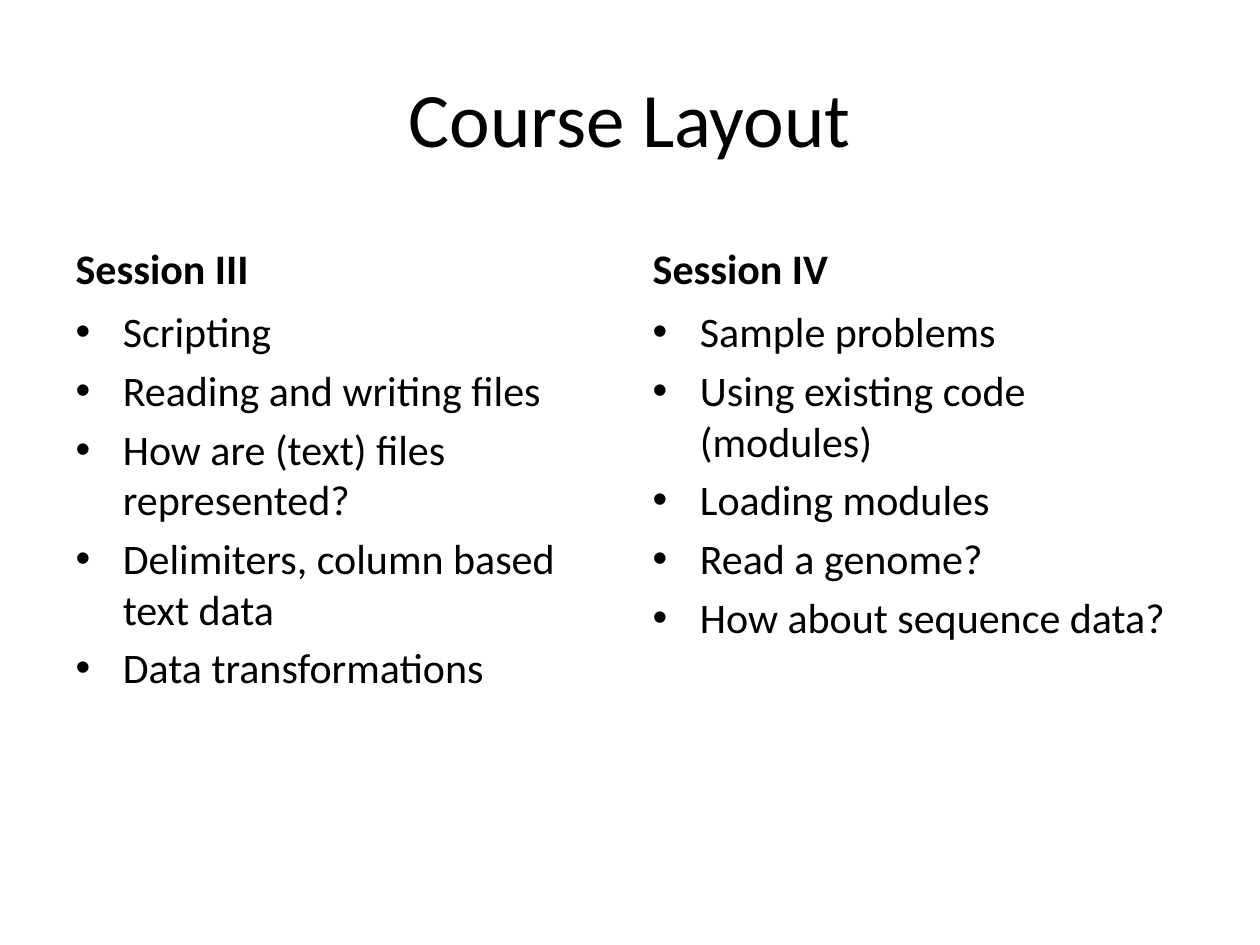
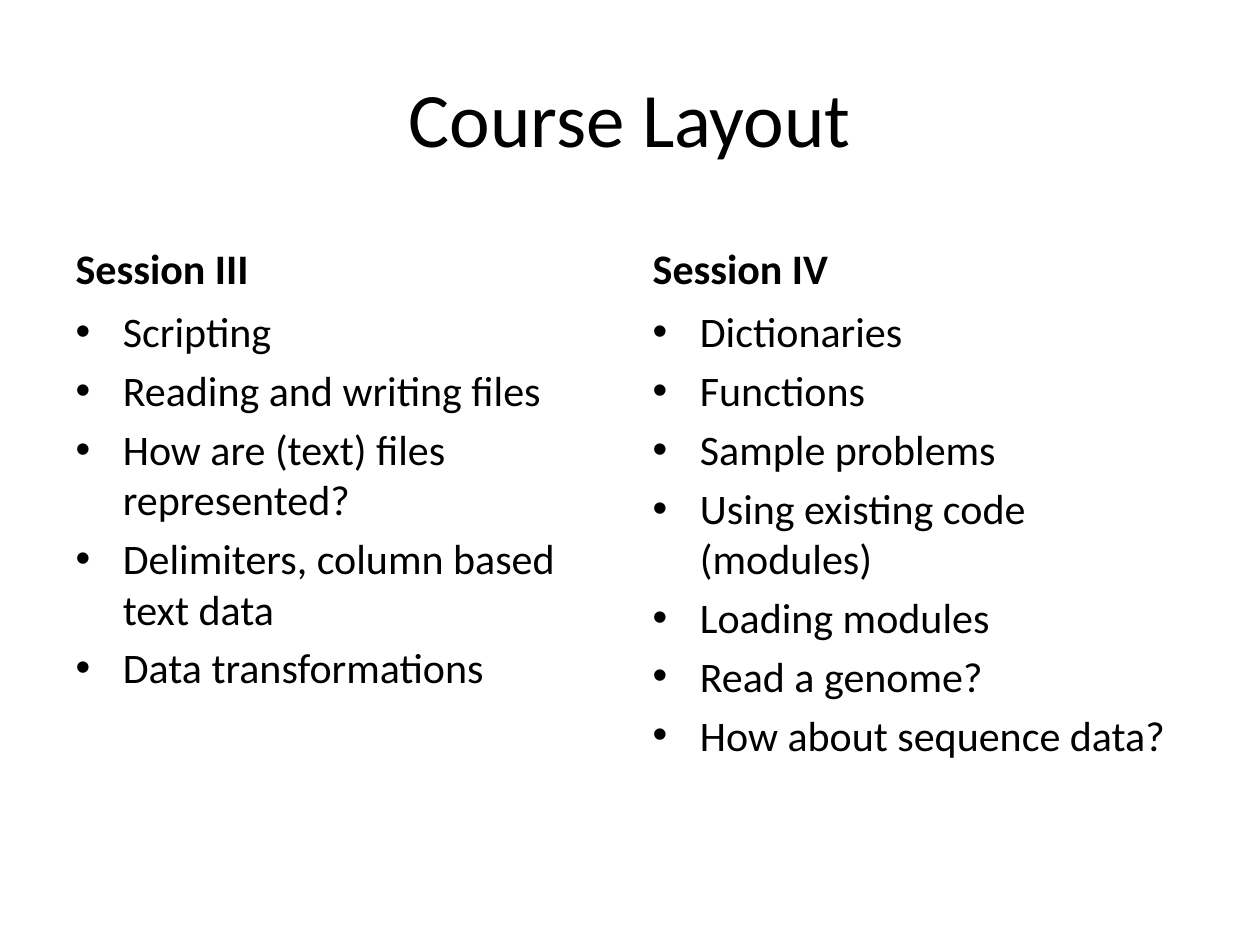
Before and after one commit to GSBS-Bootstrappers/bootstrappers-courses, a slide deck: slide 9 of python1/Python_I/Python I.pptx (slide 8 before the commit). Drawn at 1260x945 pixels with LibreOffice and Linux fonts; fonts in the diff are those of the drawing. Boxes give left, top, right and bottom in pixels: in the first picture for what was removed or moved away, otherwise in the second. Text is boxed around its words. In the diff, an @@ line names an element or a change of style, - is before the commit and + after.

```diff
--- a/python1/Python_I/Python I.pptx
+++ b/python1/Python_I/Python I.pptx
@@ text at bbox=[700, 318, 902, 407]: paragraphs added @@
+• Dictionaries
+• Functions
```
Also in this commit, not shown: 1 other slide changed, 17 slides added, 2 other files.
